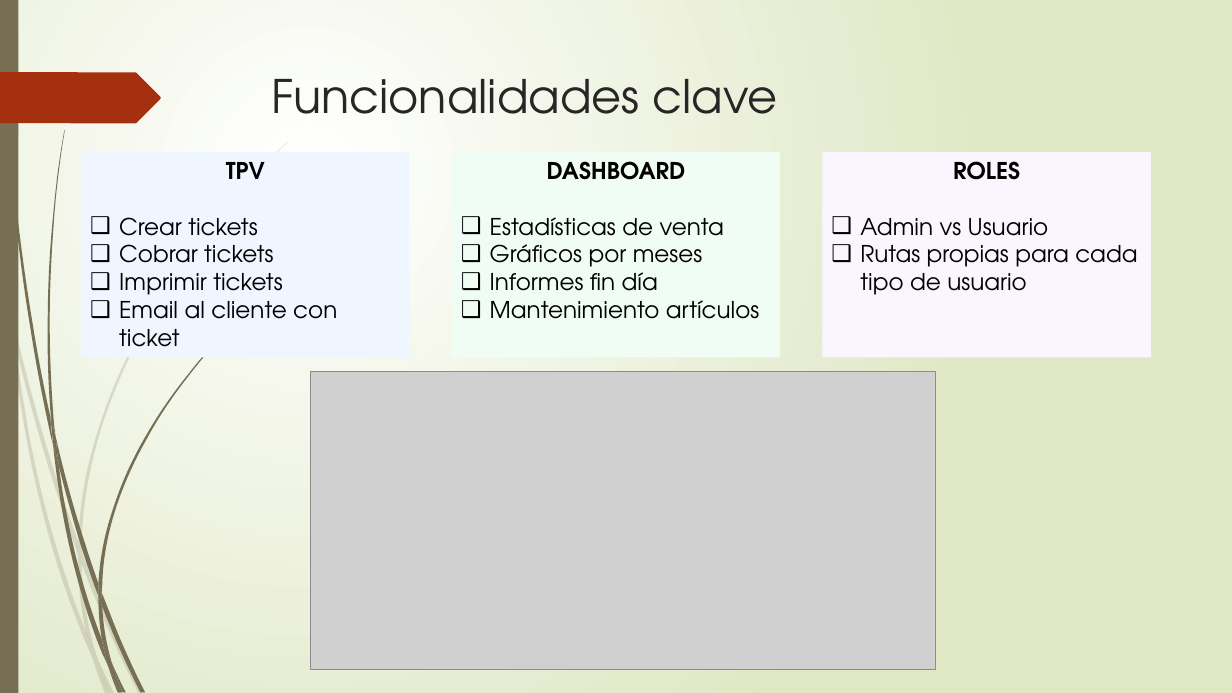
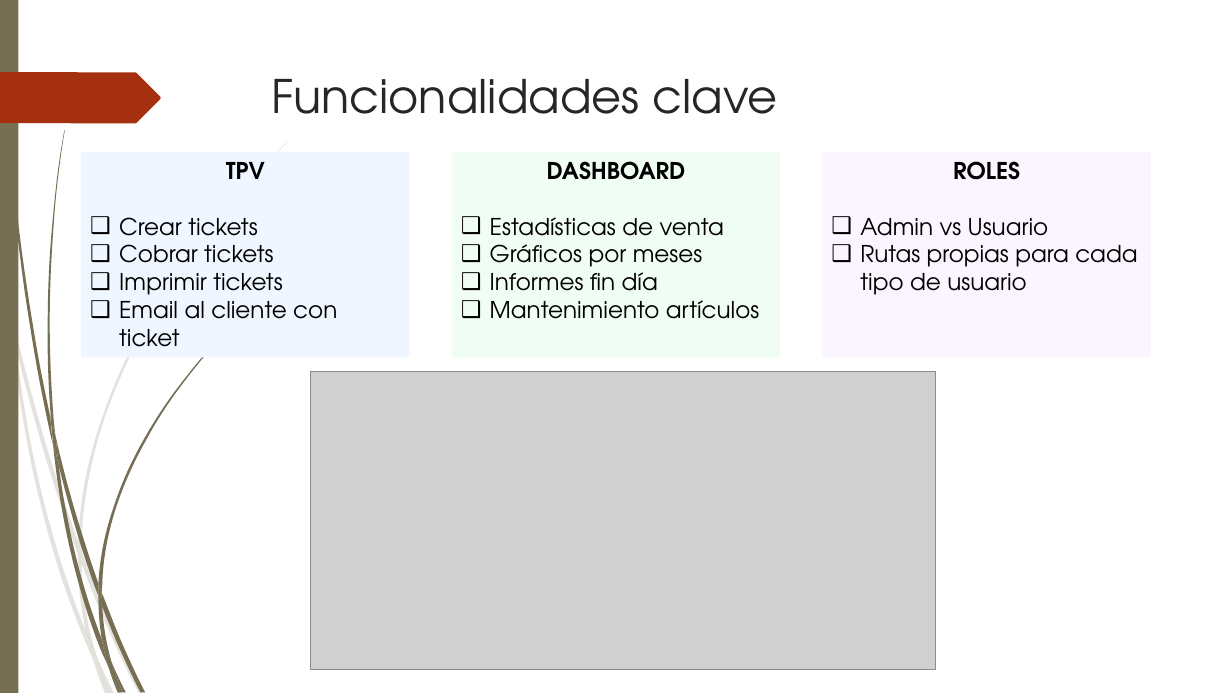
Before and after one commit to fumetria/DAW_Proyecto_Final, a slide deck: slide 6 of documentacion proyecto/Presentacion_proyecto.pptx. Drawn at 1232x693 pixels with LibreOffice and Linux fonts; fonts in the diff are those of the drawing; grey boxes stand for pictures. Boxes give left, top, right and bottom in pixels: in the first picture for what was removed or moved away, otherwise in the second. Text is boxed around its words. In the diff, an @@ line names an element or a change of style, - is before the commit and + after.

```diff
--- a/documentacion proyecto/Presentacion_proyecto.pptx
+++ b/documentacion proyecto/Presentacion_proyecto.pptx
@@ background gradient #FFFFFF to #DFE8C4 to #FFFFFF @@
```
Also in this commit, not shown: 5 other slides changed, 2 slides added.
